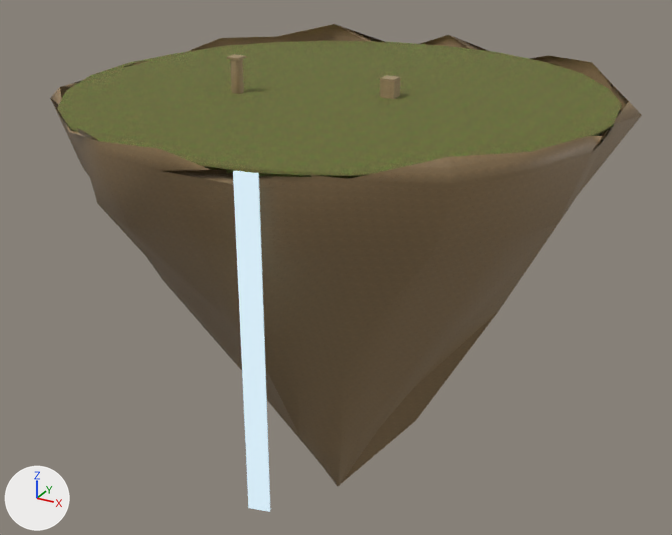
The glTF model game/voxario/Eryndor/Assets/Models/valoria/city/sky_island_1.glb as it was, and as the next commit left it.
Both versions are drawn from a 50 mm lens placed at (90.1, -165.2, 43.3), pointed at (-0.4, -0.6, -39.0). Every picture has the same lights, and +X, +Y and +Z are marked at lower left. The picture after the commit comes second. Vertices at exactly the same position are counted once.

In view in the first picture: 'sky_island_1'.
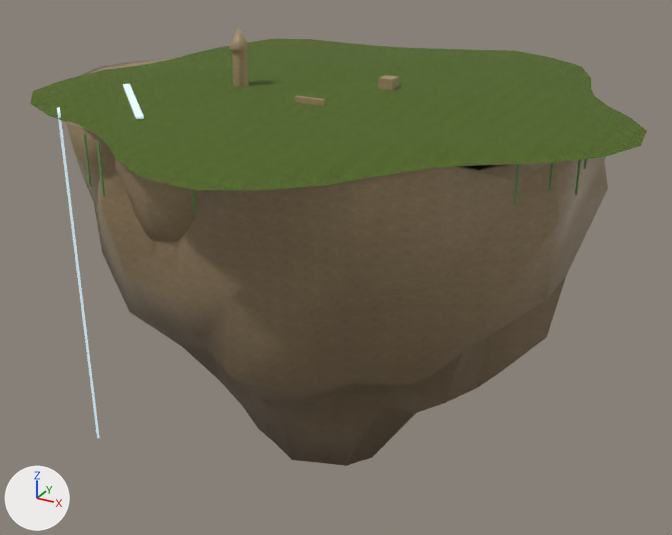
Boxes (x1, y1, x2, y2) around the edits, measured in the pictures (672 x 535 px; the box of a moved part takes in the faces that stretch with it):
'sky_island_1', recoloured, reshaped (10% shorter): before (50, 24, 642, 512); after (30, 28, 647, 466)
part 1 of me_sky_island_1, added: after (548, 163, 554, 190)
part 2 of me_sky_island_1, added: after (575, 160, 581, 195)
part 3 of me_sky_island_1, added: after (514, 164, 520, 206)
part 4 of me_sky_island_1, added: after (97, 141, 105, 197)
part 5 of me_sky_island_1, added: after (192, 190, 196, 211)
part 6 of me_sky_island_1, added: after (83, 134, 92, 187)
part 7 of me_sky_island_1, moved or reshaped: before (380, 75, 401, 99); after (378, 75, 399, 90)
part 8 of me_sky_island_1, added: after (295, 96, 325, 106)
part 9 of me_sky_island_1, moved or reshaped: before (233, 171, 271, 512); after (57, 107, 99, 438)
part 10 of me_sky_island_1, rebuilt: before (50, 24, 642, 486); after (93, 157, 608, 466)
part 11 of me_sky_island_1, rebuilt (9% wider, 11% taller): before (57, 41, 622, 178); after (30, 38, 647, 190)
part 12 of me_sky_island_1, added: after (82, 58, 174, 75)
part 13 of me_sky_island_1, added (brown): after (66, 121, 114, 208)
part 14 of me_sky_island_1, added (brown): after (113, 156, 202, 242)
part 15 of me_sky_island_1, added (brown): after (229, 28, 250, 87)
part 16 of me_sky_island_1, built on: before (226, 54, 246, 94); after (123, 84, 144, 119)

The change, as a list of edits to the scene's bpy script:
```text
Change mat_island_rock:
    where n2 = _N.new('ShaderNodeMix'); n2.name = 'Mix'
    remove n2.inputs[7].default_value = (0.8, 0.74, 0.66, 1.0)  # 'B', white #e7dfd4
    remove n3 = _N.new('ShaderNodeMix'); n3.name = 'Mix.001'
    remove n3.data_type = 'RGBA'
    remove n3.blend_type = 'MULTIPLY'
    remove n3.inputs[0].default_value = 1.0  # 'Factor'
    where n4 = _N.new('ShaderNodeVertexColor'); n4.name = 'Color Attribute'
    where n5 = _N.new('ShaderNodeTexImage'); n5.name = 'Image Texture'
    remove _L.new(n3.outputs[2], n2.inputs[6])  # 'Result' to 'A'
    remove _L.new(n4.outputs[0], n3.inputs[7])  # 'Color' to 'B'
    remove _L.new(n5.outputs[0], n3.inputs[6])  # 'Color' to 'A'
    add _L.new(n4.outputs[0], n2.inputs[7])  # 'Color' to 'B'
    add _L.new(n5.outputs[0], n2.inputs[6])  # 'Color' to 'A'
Change mat_grass_top:
    where n2 = _N.new('ShaderNodeMix'); n2.name = 'Mix'
    add n2.inputs[7].default_value = (0.55, 0.85, 0.38, 1.0)  # 'B', green #c4eda6
    add n5 = _N.new('ShaderNodeMix'); n5.name = 'Mix.001'
    add n5.data_type = 'RGBA'
    add n5.blend_type = 'MULTIPLY'
    add n5.inputs[0].default_value = 1.0  # 'Factor'
    where n3 = _N.new('ShaderNodeVertexColor'); n3.name = 'Color Attribute'
    where n4 = _N.new('ShaderNodeTexImage'); n4.name = 'Image Texture'
    remove _L.new(n3.outputs[0], n2.inputs[7])  # 'Color' to 'B'
    remove _L.new(n4.outputs[0], n2.inputs[6])  # 'Color' to 'A'
    add _L.new(n5.outputs[2], n2.inputs[6])  # 'Result' to 'A'
    add _L.new(n3.outputs[0], n5.inputs[7])  # 'Color' to 'B'
    add _L.new(n4.outputs[0], n5.inputs[6])  # 'Color' to 'A'
Add mat_vines:
    mat_vines = bpy.data.materials.new('vines')
    # nodes: BsdfPrincipled, Mix, OutputMaterial, VertexColor
    # colours: green #6f9559, mixed with the vertex colours
Change me_sky_island_1:
    remove me_sky_island_1.from_pydata(...)  # 404 vertices, 698 faces; spans x -55.3..57.2, y -57.5..58.3, z -97.1..7.4
    add me_sky_island_1.from_pydata(...)  # 3578 vertices, 6612 faces; spans x -62.3..62.2, y -62.2..58.1, z -78.7..13.0
    me_sky_island_1 part 1: a new loose piece, a box spanning x 49.92..50.27, y -18.75..-18.4, z -7.31..-0.8, in mat_vines
    me_sky_island_1 part 2: a new loose piece, a box spanning x 52.3..52.65, y -10.2..-9.85, z -10.35..-0.8, in mat_vines
    me_sky_island_1 part 3: a new loose piece, a box spanning x 46.5..46.85, y -26.17..-25.82, z -8.23..-0.8, in mat_vines
    me_sky_island_1 part 4: a new loose piece, a box spanning x -19.93..-19.58, y -49.82..-49.47, z -10.65..-0.8, in mat_vines
    me_sky_island_1 part 5: a new loose piece, a box spanning x 2.63..2.98, y -53.53..-53.18, z -8.15..-0.8, in mat_vines
    me_sky_island_1 part 6: a new loose piece, a box spanning x -25.23..-24.88, y -47.36..-47.01, z -10.4..-0.8, in mat_vines
    me_sky_island_1 part 7: the loose piece of 8 vertices spanning x 9.9..12.9, y -1.5..1.5, z 0.0..4.0 is moved by (-0.4, 0.0, 0.0)
    me_sky_island_1 part 8: a new loose piece, a box spanning x -0.25..5.75, y -16.92..-16.12, z 0.0..2.4, in mat_limestone
    me_sky_island_1 part 9: the loose piece of 8 vertices spanning x 11.2..15.2, y -54.3..-53.0, z -62.7..0.0 is turned -58.5 degrees about the z axis through its middle and scaled by 1.14, then moved by (-51.9, 14.5, -4.5)
    me_sky_island_1 part 10: the loose piece of 145 vertices spanning x -55.0..57.2, y -57.5..58.3, z -97.1..4.2 is rebuilt with 408 vertices and now spans x -53.6..55.9, y -46.5..48.0, z -78.7..-0.9
    me_sky_island_1 part 11: the loose piece of 50 vertices spanning x -55.3..55.3, y -55.3..55.3, z -0.6..0.6 is rebuilt with 440 vertices and now spans x -58.5..62.2, y -62.2..58.1, z -1.8..2.1
    me_sky_island_1 part 12: a new loose piece of 408 vertices spanning x -62.3..-3.8, y -29.7..28.5, z -40.4..-0.9, in mat_island_rock
    me_sky_island_1 part 13: a new loose piece of 408 vertices spanning x -48.9..-5.0, y -44.0..4.5, z -33.0..-0.9, in mat_island_rock
    me_sky_island_1 part 14: a new loose piece of 408 vertices spanning x -37.7..7.5, y -43.7..5.7, z -39.6..-0.9, in mat_island_rock
    me_sky_island_1 part 15: a new loose piece of 42 vertices spanning x -18.7..-14.3, y -13.2..-8.8, z 0.0..13.0, in mat_limestone
    me_sky_island_1 part 16: 30 vertices removed from x -18.5..-15.7, y -12.8..-10.0, z 0.0..7.4; 8 vertices added at x -39.3..-18.7, y -39.6..-19.2, z 0.8..1.2
    other edits to the shape of me_sky_island_1 do not show in these pictures
    add me_sky_island_1.materials.append(mat_vines)
```
